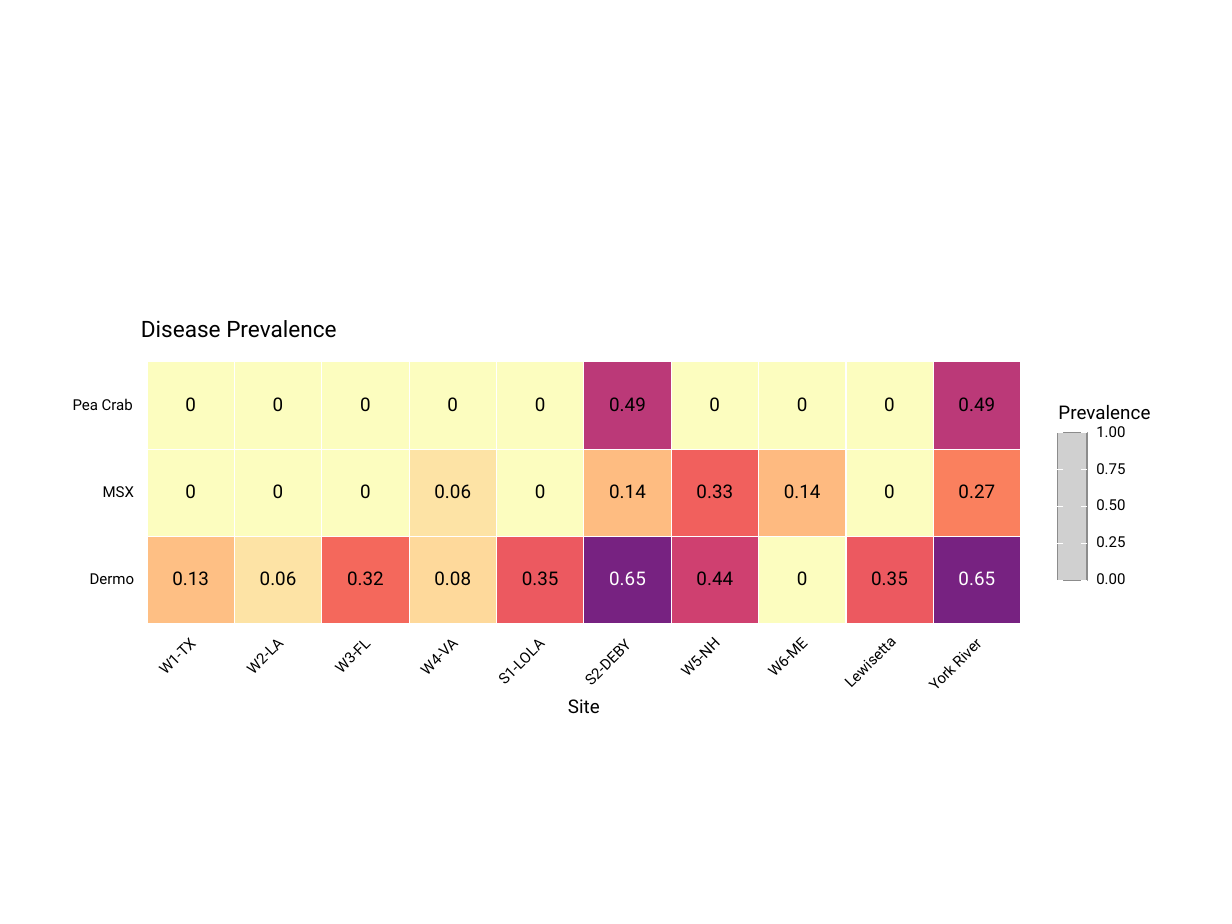
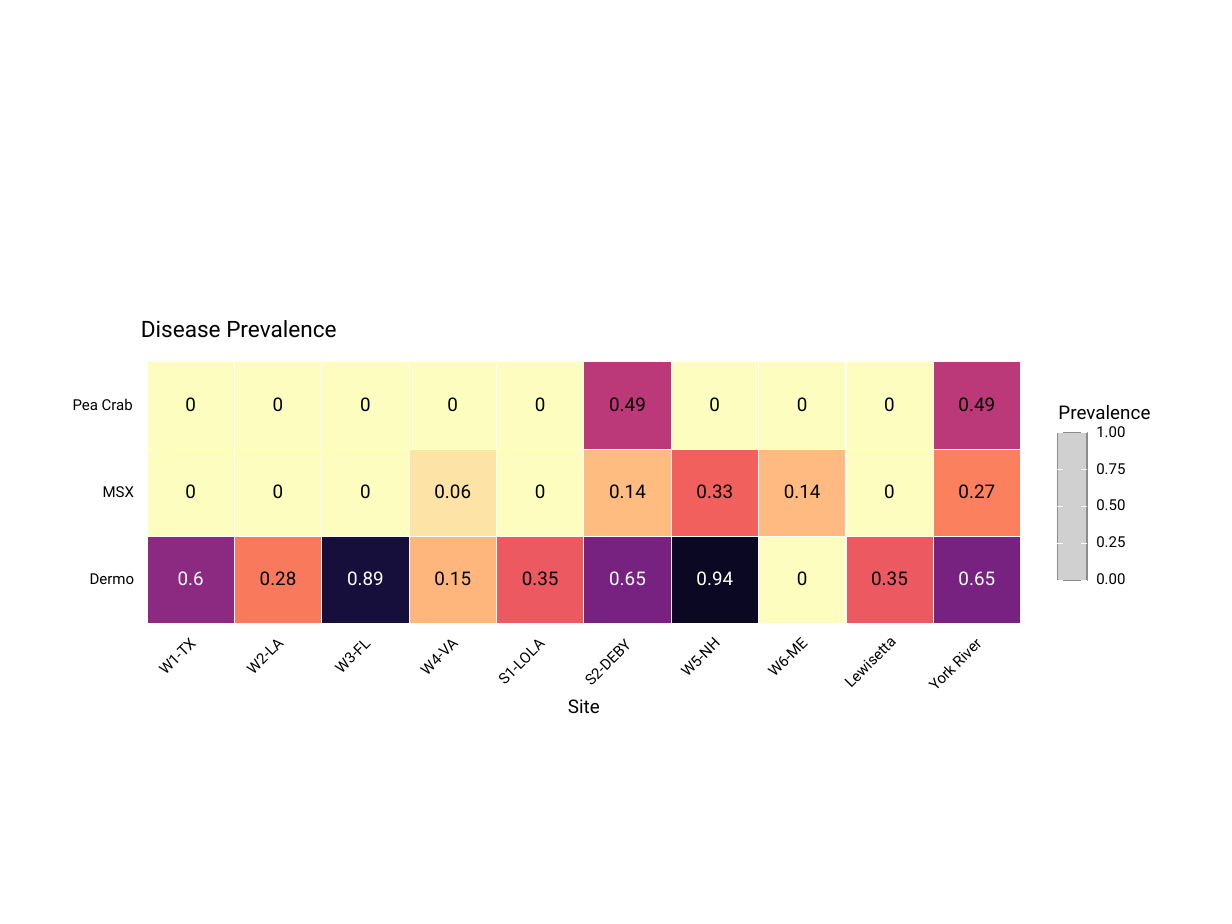
Before and after one commit to ModelValidationProgram/MVP_oyster_GO, a slide deck: slide 2 of results/figures/exporg_env.pptx. Drawn at 1232x924 pixels with LibreOffice and Linux fonts; fonts in the diff are those of the drawing; grey boxes stand for pictures. Boxes give left, top, right and bottom in pixels: in the first picture for what was removed or moved away, otherwise in the second. Text is boxed around its words. In the diff, an @@ line names an element or a change of style, - is before the commit and + after.

```diff
--- a/results/figures/exporg_env.pptx
+++ b/results/figures/exporg_env.pptx
@@ rectangle at (x1=147, y1=537, x2=234, y2=625): fill #FEBF84 to #8C2981 @@
@@ rectangle at (x1=234, y1=537, x2=322, y2=625): fill #FDE3A5 to #F9795D @@
@@ rectangle at (x1=322, y1=537, x2=409, y2=625): fill #F4685C to #160F3B @@
@@ rectangle at (x1=409, y1=537, x2=496, y2=625): fill #FED99B to #FEB67C @@
@@ rectangle at (x1=671, y1=537, x2=759, y2=625): fill #CF4070 to #0A0822 @@
@@ text at (x1=178, y1=571, x2=204, y2=585): text changed; text colour #000000 to #FFFFFF @@
-0.13
+0.6
@@ text at (x1=260, y1=571, x2=297, y2=585): text changed @@
-0.06
+0.28
@@ text at (x1=347, y1=571, x2=384, y2=585): text changed; text colour #000000 to #FFFFFF @@
-0.32
+0.89
@@ text at (x1=434, y1=571, x2=471, y2=586): text changed @@
-0.08
+0.15
@@ text at (x1=696, y1=571, x2=733, y2=585): text changed; text colour #000000 to #FFFFFF @@
-0.44
+0.94
```
Also in this commit, not shown: 1 other slide changed, 14 other files.
